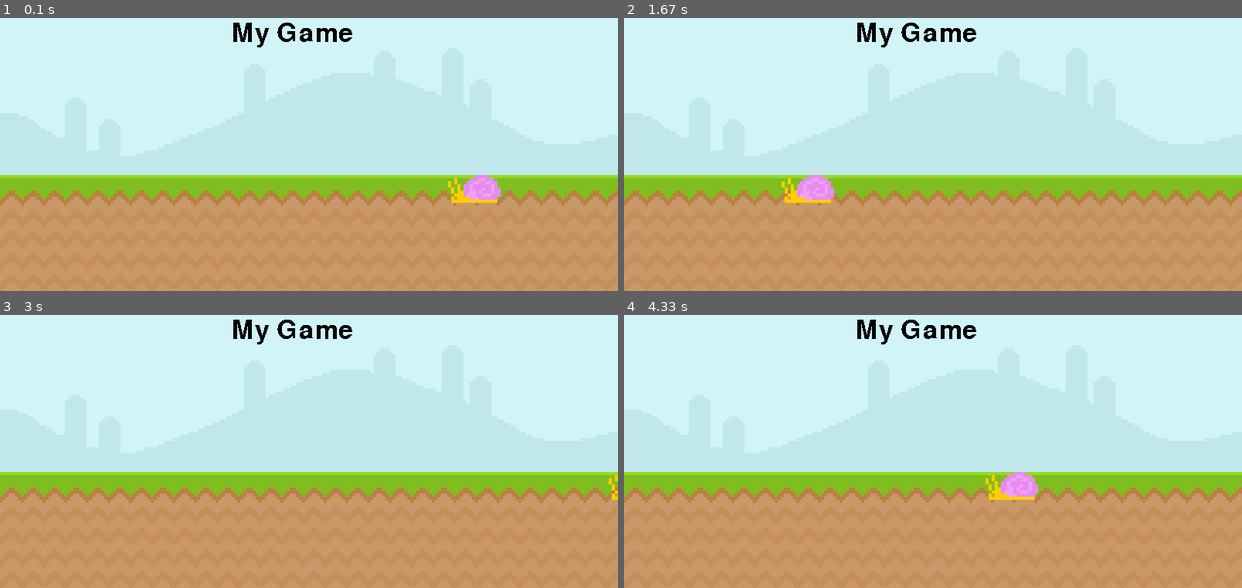
Above: before the commit, frames 1-4 (two rows, left to right).
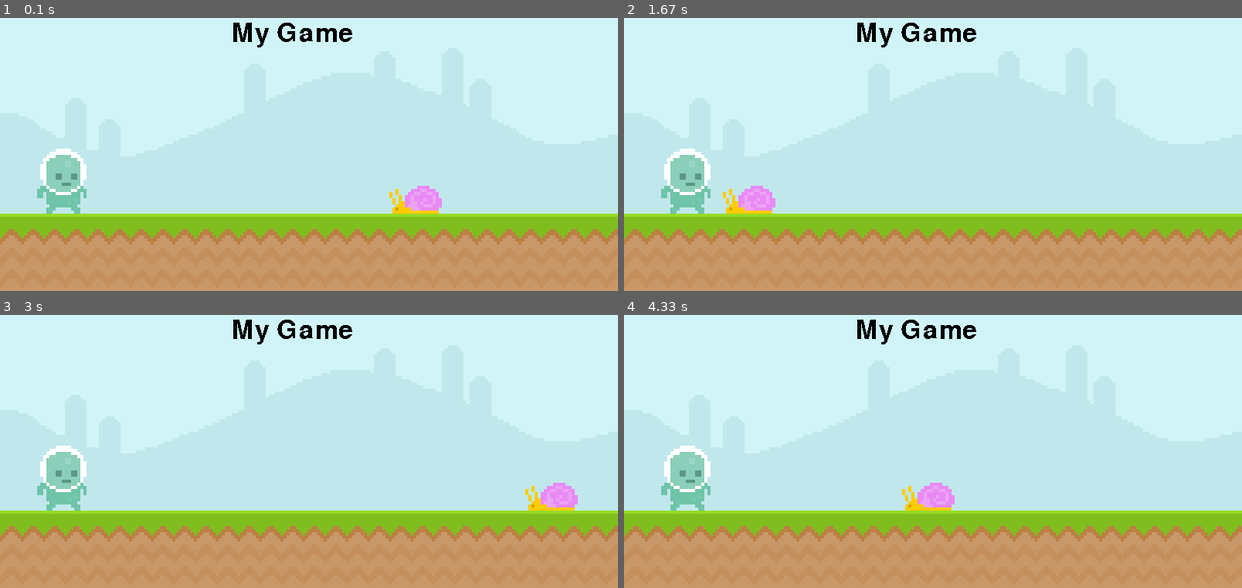
Above: after the commit, the same moments.

Repository: sfazli96/pygame-guide
Game: pygame game, started from game.py
Same seed, same stepped clock (60 frames per second), same inputs: the game is played once before the commit and once after it.
Inputs:
- Up to frame 1 (0.1 s): no input
- Up to frame 2 (1.67 s): no input
- Up to frame 3 (3 s): no input
- Up to frame 4 (4.33 s): no input

The runs differ from the first frame. In frame 1, 22% of the frame differs, in the area x 0-100%, y 47-82%; in frame 2, 22%; in frame 3, 22%; in frame 4, 22%.

Commit message:
rectangles with snail and character

Diff:
--- a/game.py
+++ b/game.py
@@ -18,6 +18,10 @@
 
 snail_surface = pygame.image.load('graphics/snail/snail1.png').convert_alpha()
 snail_x_pos = 600
+snail_rect = snail_surface.get_rect(bottomright = (600, 300))
+
+player_surf = pygame.image.load('graphics/player/player_walk_1.png').convert_alpha()
+player_rect = player_surf.get_rect(midbottom = (80, 300))
 
 while True:
     for event in pygame.event.get():
@@ -27,12 +31,19 @@
 
     # draw all our elements
     screen.blit(sky_surface, (0, 0))
-    screen.blit(ground_surface, (0, 250))
+    screen.blit(ground_surface, (0, 300))
     screen.blit(text_surface, (300, 50))
-    screen.blit(snail_surface, (snail_x_pos, 250))
+    # screen.blit(snail_surface, (snail_x_pos, 250))
     snail_x_pos -= 4
-    if snail_x_pos < -100:
-        snail_x_pos = 800
+    # if snail_x_pos < -100:
+    #     snail_x_pos = 800
+    # player_rect.left += 1
+    # print(player_rect.left) # at position 48
+    snail_rect.x -= 4 # snail moves left
+    if snail_rect.right <= 0:
+        snail_rect.left = 800
+    screen.blit(snail_surface, snail_rect)
+    screen.blit(player_surf, player_rect)
     # update everything
     pygame.display.update()
     clock.tick(60) # should not run faster than 60 frames per second in the while true loop
Binary file added: graphics/player/player_stand.png
Binary file added: graphics/player/player_walk_1.png
